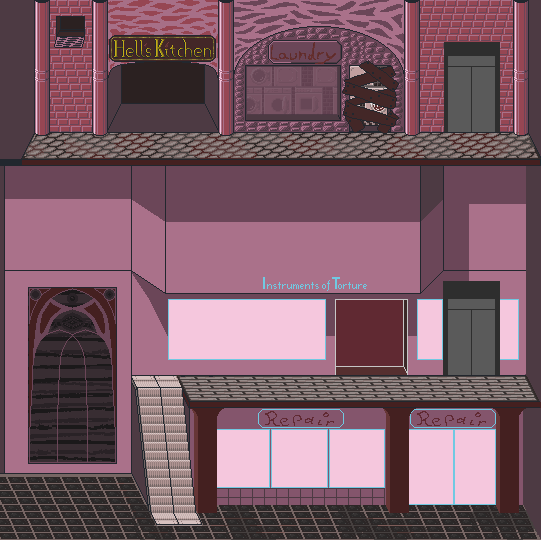
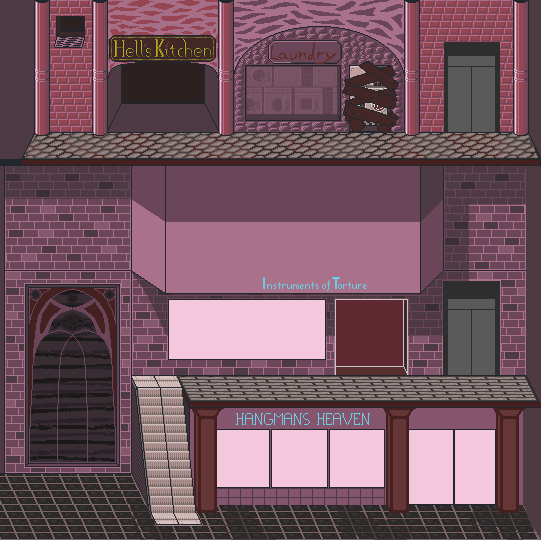
Comparing the layer stacks of the two 541 × 540 images. Changes:
painted on "blood" over [6, 166, 526, 513]
painted on "assets" over [0, 198, 131, 476]
painted on "back" over [236, 410, 414, 427]
painted on "backaback" over [256, 409, 496, 428]
painted on "horror.png" over [25, 275, 496, 505]
